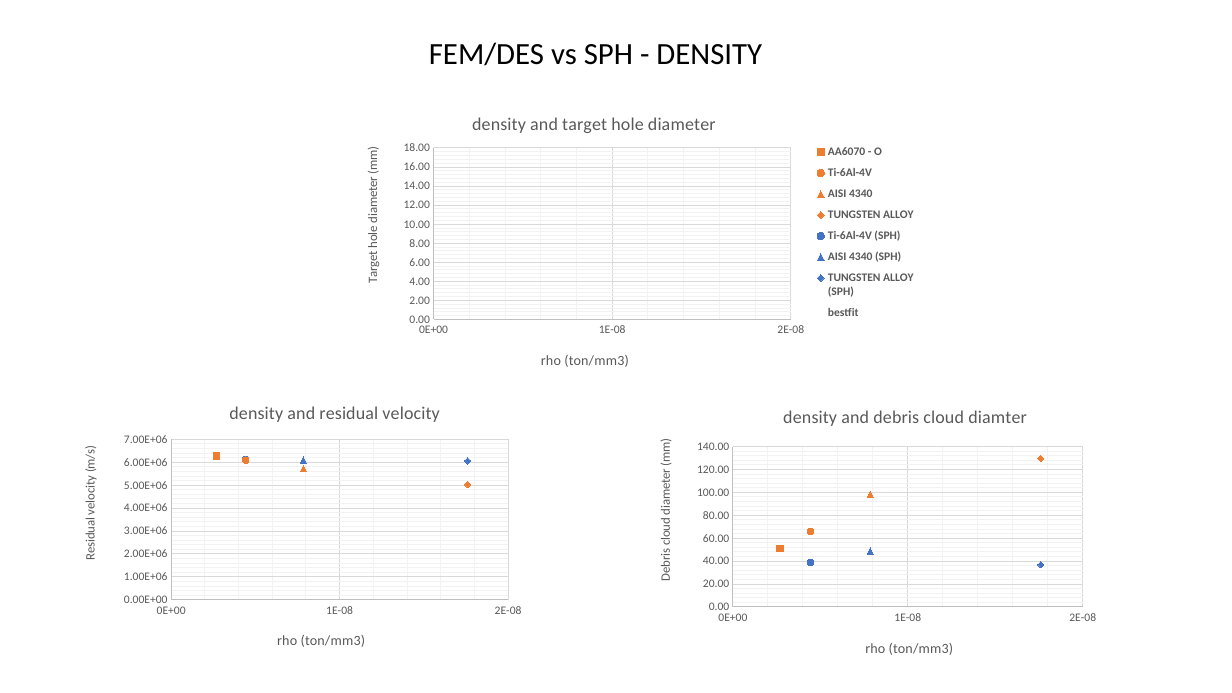
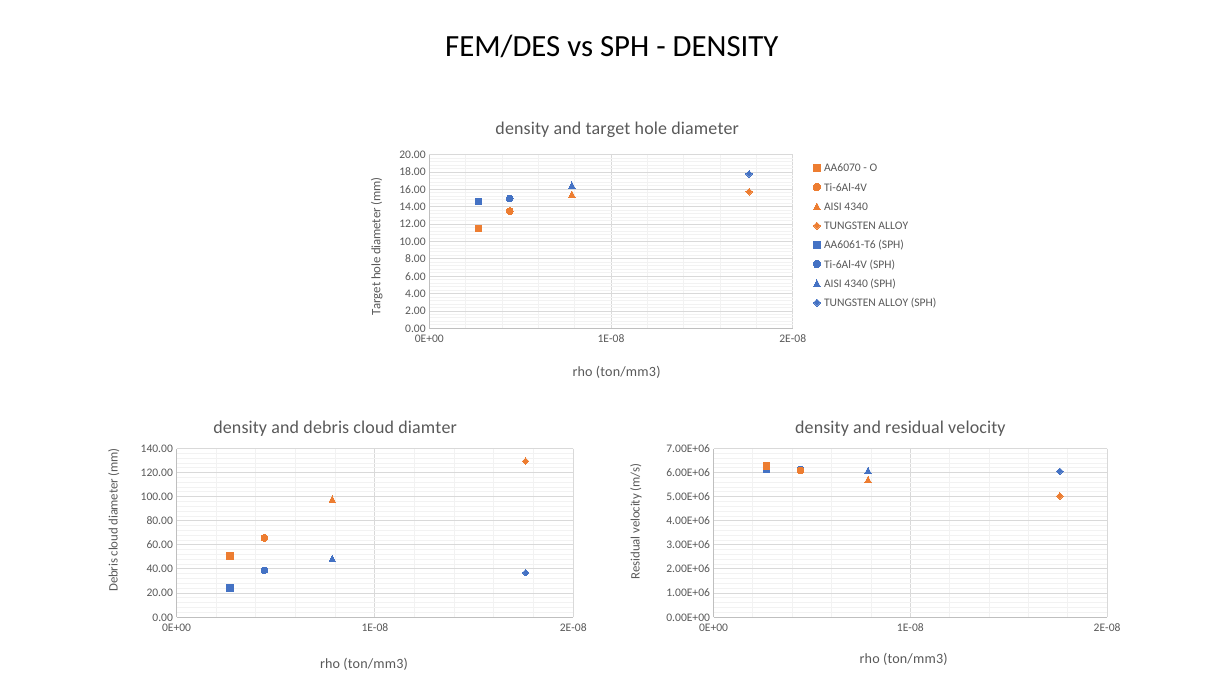
Before and after one commit to amoudes/HVI, a slide deck: slide 2 of Results_Presentation.pptx (slide 4 before the commit). Drawn at 1232x693 pixels with LibreOffice and Linux fonts; fonts in the diff are those of the drawing. Boxes give left, top, right and bottom in pixels: in the first picture for what was removed or moved away, otherwise in the second. Text is boxed around its words. In the diff, an @@ line names an element or a change of style, - is before the commit and + after.

```diff
--- a/Results_Presentation.pptx
+++ b/Results_Presentation.pptx
@@ text "FEM/DES vs SPH - DENSITY": place and size @@
-text "FEM/DES vs SPH - DENSITY" at (429,42,762,66)
+text "FEM/DES vs SPH - DENSITY" at (445,34,779,58)
@@ scatter chart at (348,98,957,392) @@
-Ti-6Al-4V (SPH): (4.4e-09, 14.9)
+AA6061-T6 (SPH): (2.7e-09, 14.6)
-AISI 4340 (SPH): (7.9e-09, 16.5)
+Ti-6Al-4V (SPH): (4.4e-09, 14.9)
-TUNGSTEN ALLOY (SPH): (1.76e-08, 17.8)
+AISI 4340 (SPH): (7.9e-09, 16.5)
-bestfit: (2.7e-09, 11.5), (4.4e-09, 13.5), (7.9e-09, 15.4), (1.76e-08, 15.7)
+TUNGSTEN ALLOY (SPH): (1.76e-08, 17.8)
@@ colour of TUNGSTEN ALLOY (SPH) #70AD47 to #4472C4 @@
@@ legend changed @@
@@ scatter chart: place and size @@
-scatter chart at (354,91,928,384)
+scatter chart at (348,98,957,392)
@@ scatter chart at (92,393,597,681) @@
@@ title "density and residual velocity" to "density and debris cloud diamter" @@
-Series 1: (2.7e-09, 6300000)
+Series 1: (2.7e-09, 51)
-Series 2: (4.4e-09, 6100000)
+Series 2: (4.4e-09, 66)
-Series 3: (7.9e-09, 5700000)
+Series 3: (7.9e-09, 98)
-Series 4: (1.76e-08, 5000000)
+Series 4: (1.76e-08, 130)
-Series 5: (4.4e-09, 6100000)
+Series 5: (2.7e-09, 24)
-Series 6: (7.9e-09, 6100000)
+Series 6: (4.4e-09, 39)
-Series 7: (1.76e-08, 6100000)
+Series 7: (7.9e-09, 49)
+Series 8: (1.76e-08, 37)
@@ value axis title "Residual velocity (m/s) " to "Debris cloud diameter (mm) " @@
@@ value axis changed @@
@@ scatter chart: place and size @@
-scatter chart at (75,384,531,664)
+scatter chart at (92,393,597,681)
@@ scatter chart at (616,393,1131,681) @@
@@ title "density and debris cloud diamter" to "density and residual velocity" @@
-Series 1: (2.7e-09, 51)
+Series 1: (2.7e-09, 6300000)
-Series 2: (4.4e-09, 66)
+Series 2: (4.4e-09, 6100000)
-Series 3: (7.9e-09, 98)
+Series 3: (7.9e-09, 5700000)
-Series 4: (1.76e-08, 130)
+Series 4: (1.76e-08, 5000000)
-Series 5: (4.4e-09, 39)
+Series 5: (2.7e-09, 6200000)
-Series 6: (7.9e-09, 49)
+Series 6: (4.4e-09, 6100000)
-Series 7: (1.76e-08, 37)
+Series 7: (7.9e-09, 6100000)
+Series 8: (1.76e-08, 6100000)
@@ value axis title "Debris cloud diameter (mm) " to "Residual velocity (m/s) " @@
@@ value axis changed @@
@@ scatter chart: place and size @@
-scatter chart at (650,391,1105,671)
+scatter chart at (616,393,1131,681)
```
Also in this commit, not shown: 2 other slides changed, 2 other files.
